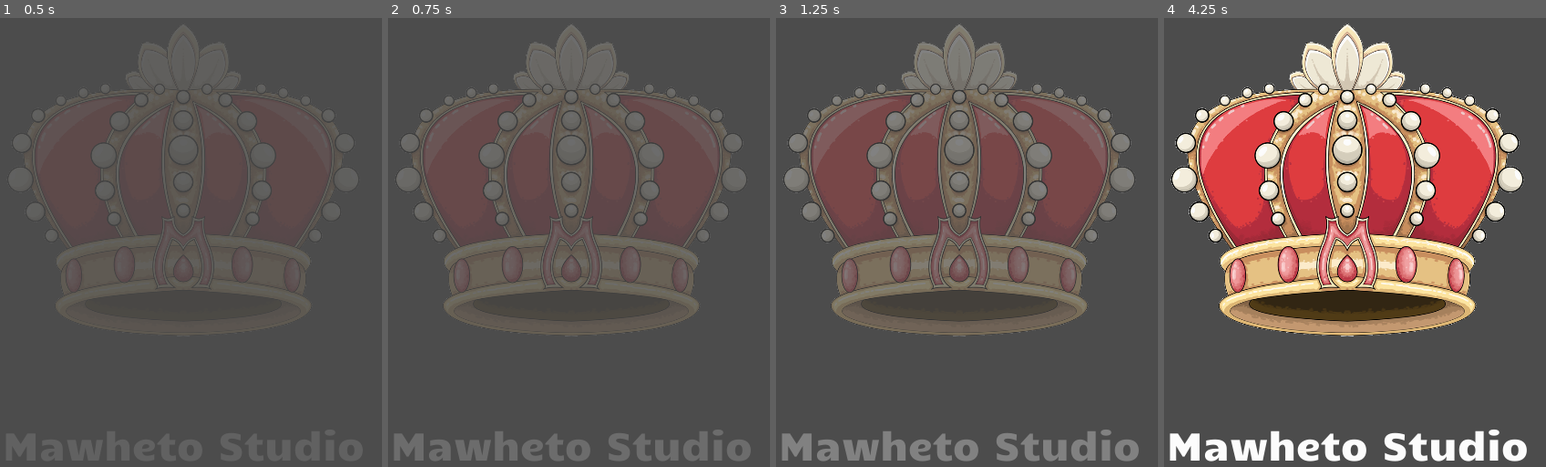
Above: before the commit, frames 1-4 (left to right).
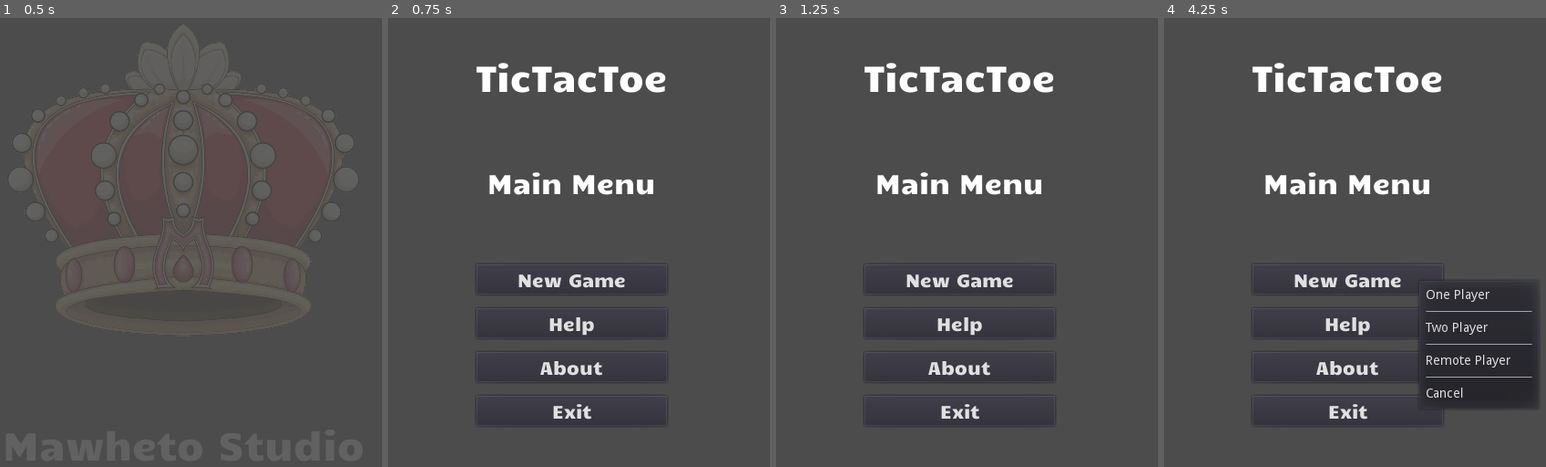
Above: after the commit, the same moments.

Repository: edd34/TicTacToe_Godot
Game: Godot game, scene res://Scenes/Splash0.tscn
The game is run twice, just before and just after one commit, with the same random seed, the same clock (stepped at 60 frames per second) and the same inputs.
Inputs (mouse positions are in pixels of both pictures, inside the frame that each line leads up to):
- Up to frame 1 (0.5 s): no input
- Up to frame 2 (0.75 s): tap Enter at 0.5 s; move the mouse to (666, 206) at 0.52 s; hold Enter from 0.53 s (still down); click (666, 206) at 0.67 s
- Up to frame 3 (1.25 s): keep holding Enter
- Up to frame 4 (4.25 s): release Enter at 1.25 s; click (1347, 278) at 1.25 s, where only the run after the commit has a clickable "New Game"; click (1347, 278) at 2 s, where only the run after the commit has a clickable "New Game"; click (1347, 278) at 2.75 s, where only the run after the commit has a clickable "New Game"; click (1347, 323) at 3.5 s, where only the run after the commit has a clickable "Help"

Frame 1 is identical in both runs. In frame 2, 32% of the frame differs, in the area x 1-95%, y 1-99%; in frame 3, 40%; in frame 4, 54%, in the area x 1-98%, y 1-99%.

Commit message:
add code that allow to skip the splash screen

Diff:
--- a/Scenes/OnePlayer.tscn
+++ b/Scenes/OnePlayer.tscn
@@ -23,7 +23,7 @@
 font_data = ExtResource( 4 )
 _sections_unfolded = [ "Extra Spacing", "Font", "Settings" ]
 
-[node name="Node" type="Node" index="0"]
+[node name="Node" type="Node"]
 
 [node name="grid" type="Sprite" parent="." index="0"]
 
--- a/Scenes/Splash.tscn
+++ b/Scenes/Splash.tscn
@@ -1,8 +1,9 @@
-[gd_scene load_steps=6 format=2]
+[gd_scene load_steps=7 format=2]
 
 [ext_resource path="res://UX/icon2.png" type="Texture" id=1]
 [ext_resource path="res://Font/Candal.ttf" type="DynamicFontData" id=2]
 [ext_resource path="res://Scripts/button/start_button.gd" type="Script" id=3]
+[ext_resource path="res://Scripts/splash/SkipSplash.gd" type="Script" id=4]
 
 [sub_resource type="DynamicFont" id=1]
 
@@ -20,10 +21,11 @@
 font_data = ExtResource( 2 )
 _sections_unfolded = [ "Font", "Font/fallback", "Settings" ]
 
-[node name="Splash" type="Node"]
+[node name="Splash" type="Node" index="0"]
 
 [node name="MarginContainer_body" type="MarginContainer" parent="." index="0"]
 
+editor/display_folded = true
 anchor_left = 0.0
 anchor_top = 0.0
 anchor_right = 1.0
@@ -146,6 +148,7 @@
 
 [node name="MarginContainer_title" type="MarginContainer" parent="." index="2"]
 
+editor/display_folded = true
 anchor_left = 0.0
 anchor_top = 0.0
 anchor_right = 0.0
@@ -209,3 +212,7 @@
 __meta__ = {
 "_edit_lock_": true
 }
+
+[node name="SkipSplash" type="Node" parent="." index="3"]
+
+script = ExtResource( 4 )
--- a/Scenes/Splash0.tscn
+++ b/Scenes/Splash0.tscn
@@ -1,8 +1,9 @@
-[gd_scene load_steps=5 format=2]
+[gd_scene load_steps=6 format=2]
 
 [ext_resource path="res://Scripts/splash/Splash_manager.gd" type="Script" id=1]
 [ext_resource path="res://UX/mawheto_logo.png" type="Texture" id=2]
 [ext_resource path="res://Font/Candal.ttf" type="DynamicFontData" id=3]
+[ext_resource path="res://Scripts/splash/SkipSplash.gd" type="Script" id=4]
 
 [sub_resource type="DynamicFont" id=1]
 
@@ -218,3 +219,7 @@
 wait_time = 0.01
 one_shot = false
 autostart = true
+
+[node name="SkipSplash" type="Node" parent="." index="3"]
+
+script = ExtResource( 4 )
--- /dev/null
+++ b/Scripts/splash/SkipSplash.gd
@@ -0,0 +1,6 @@
+extends Node
+
+
+func _input(ev):
+	if Input.is_key_pressed(KEY_ENTER) or ev is InputEventMouseButton :
+		get_node("/root/global").goto_scene("res://Scenes/MainMenu.tscn")
